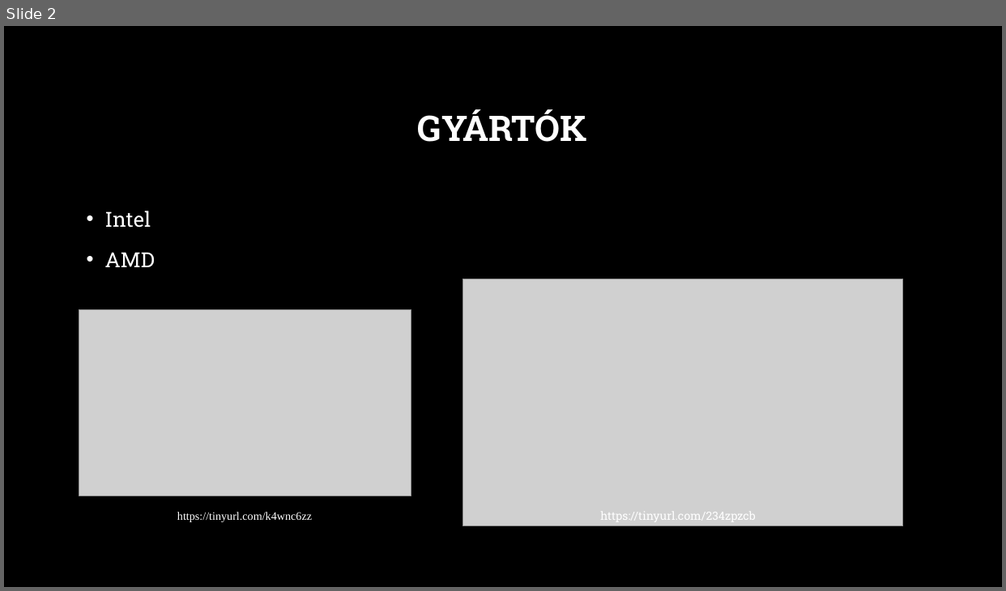
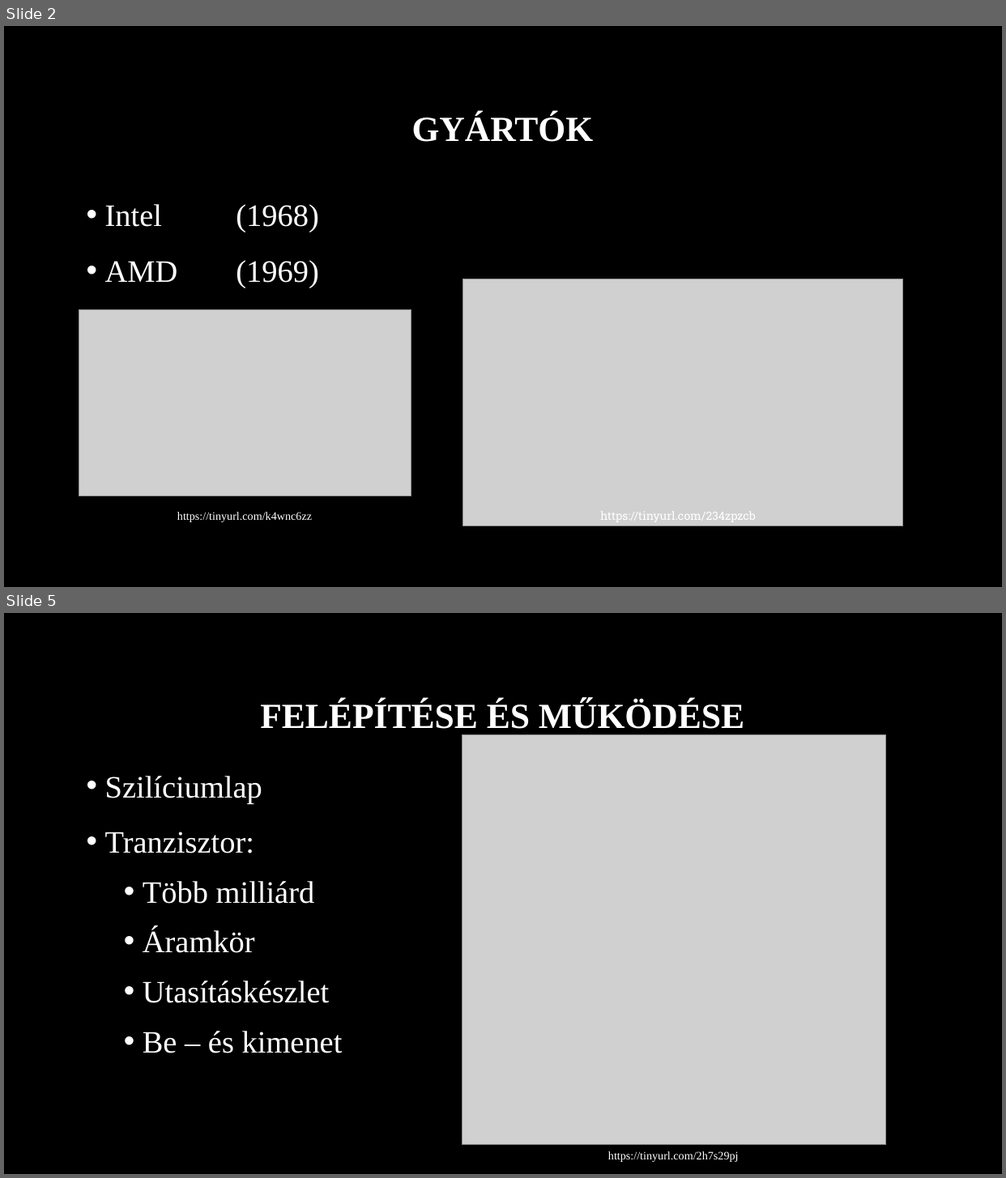
Before and after one commit to MszrsRicsi/Paprika, a slide deck: Processzorok.pptx. Shown one above the other, each under a label of ours: slide 2 before the commit, slides 2 and 5 after it; the slides between them are not shown. The pictures are 1006x591 and 1006x1178 pixels, drawn with LibreOffice and Linux fonts; fonts in the diff are those of the drawing; grey boxes stand for pictures; background and template pictures are left out. Boxes give left, top, right and bottom in pixels: in the first picture for what was removed or moved away, otherwise in the second. Text is boxed around its words. In the diff, an @@ line names an element or a change of style, - is before the commit and + after.

```diff
--- a/Processzorok.pptx
+++ b/Processzorok.pptx
@@ slide 5 added at [4,613,1002,1174], background picture (left out) @@
@@ title added at [260,700,744,735], 34 pt, text #FFFFFF, bold @@
+FELÉPÍTÉSE ÉS MŰKÖDÉSE
@@ picture added at [462,735,886,1145] @@
@@ text added at [105,776,343,1054], 30 pt, text #FFFFFF @@
+• Szilíciumlap
+• Tranzisztor:
+  • Több milliárd
+  • Áramkör
+  • Utasításkészlet
+  • Be – és kimenet
@@ text added at [608,1152,739,1162], 11 pt, text #FFFFFF @@
+https://tinyurl.com/2h7s29pj
@@ slide 2 changed as well @@
@@ title "GYÁRTÓK" at [412,113,594,142]: font Roboto Slab to Times New Roman @@
@@ text at [105,204,319,288]: text changed; size 20 to 30 pt; font Roboto Slab to Times New Roman @@
-• Intel
-• AMD
+• Intel (1968)
+• AMD (1969)
```
Also in this commit, not shown: 3 other slides changed, 9 other slides added, 6 slides removed.
